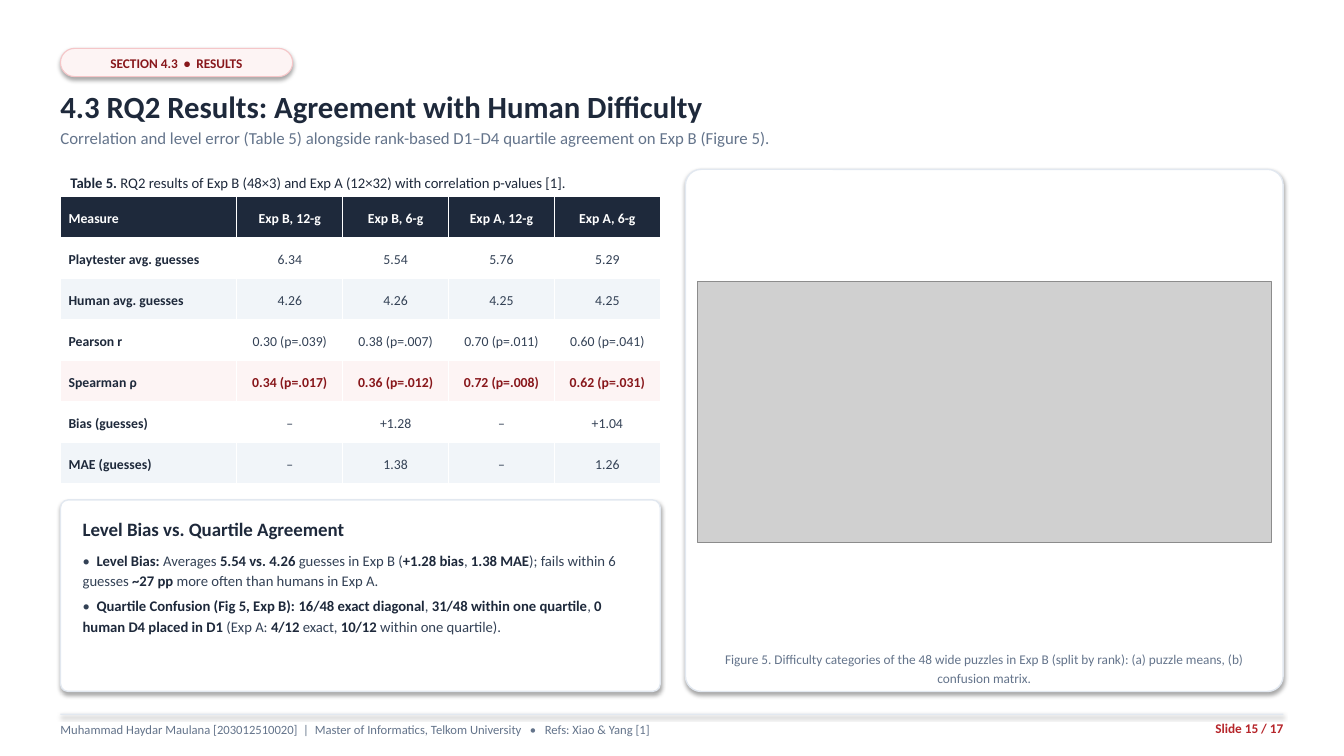
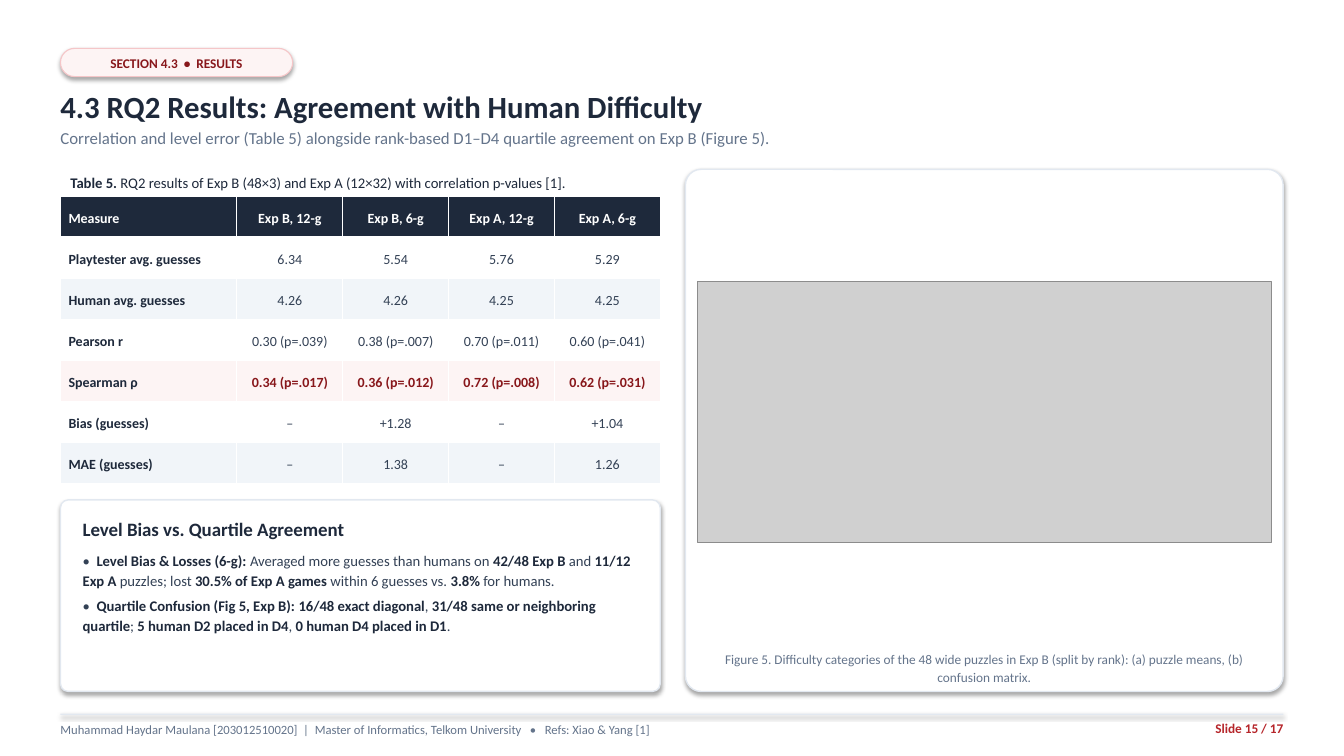
Before and after one commit to haydariday/Thesis, a slide deck: slide 15 of docs/thesis-1/thesis-progress-slides.pptx. Drawn at 1344x756 pixels with LibreOffice and Linux fonts; fonts in the diff are those of the drawing; grey boxes stand for pictures. Boxes give left, top, right and bottom in pixels: in the first picture for what was removed or moved away, otherwise in the second. Text is boxed around its words. In the diff, an @@ line names an element or a change of style, - is before the commit and + after.

```diff
--- a/docs/thesis-1/thesis-progress-slides.pptx
+++ b/docs/thesis-1/thesis-progress-slides.pptx
@@ table at bbox=[60, 197, 660, 484] @@
@@ size 9.8 to 10 pt @@
@@ text at bbox=[83, 555, 631, 634]: text changed @@
-• Level Bias: Averages 5.54 vs. 4.26 guesses in Exp B (+1.28 bias, 1.38 MAE); fails within 6 guesses ~27 pp more often than humans in Exp A.
-• Quartile Confusion (Fig 5, Exp B): 16/48 exact diagonal, 31/48 within one quartile, 0 human D4 placed in D1 (Exp A: 4/12 exact, 10/12 within one quartile).
+• Level Bias & Losses (6-g): Averaged more guesses than humans on 42/48 Exp B and 11/12 Exp A puzzles; lost 30.5% of Exp A games within 6 guesses vs. 3.8% for humans.
+• Quartile Confusion (Fig 5, Exp B): 16/48 exact diagonal, 31/48 same or neighboring quartile; 5 human D2 placed in D4, 0 human D4 placed in D1.
```
Also in this commit, not shown: 11 other slides changed, 15 other files.
